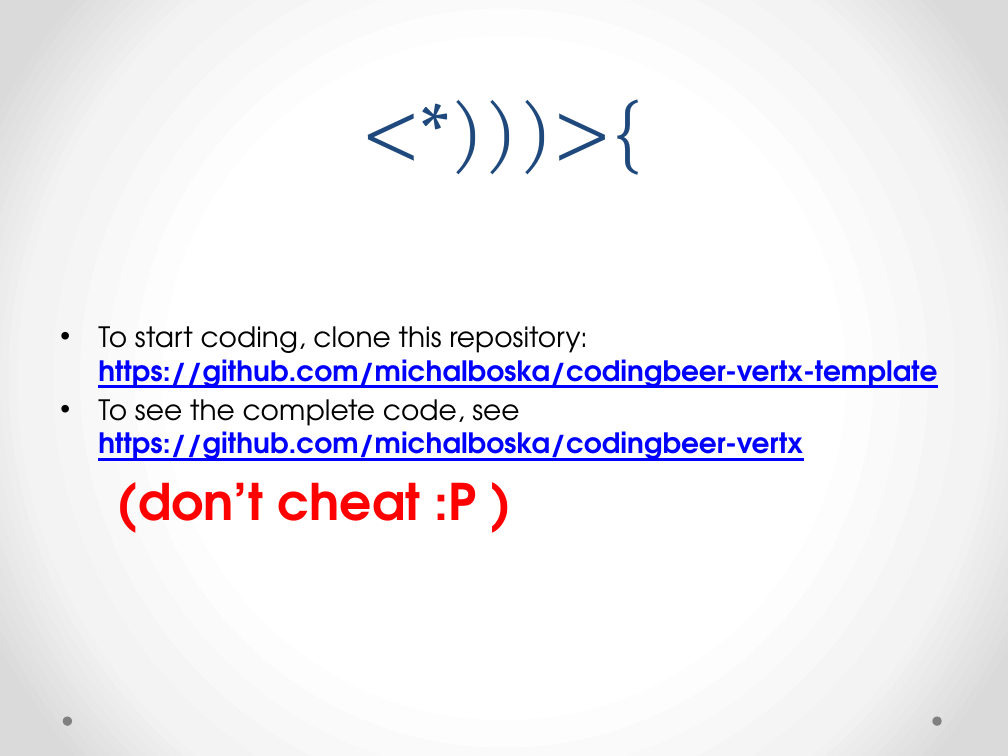
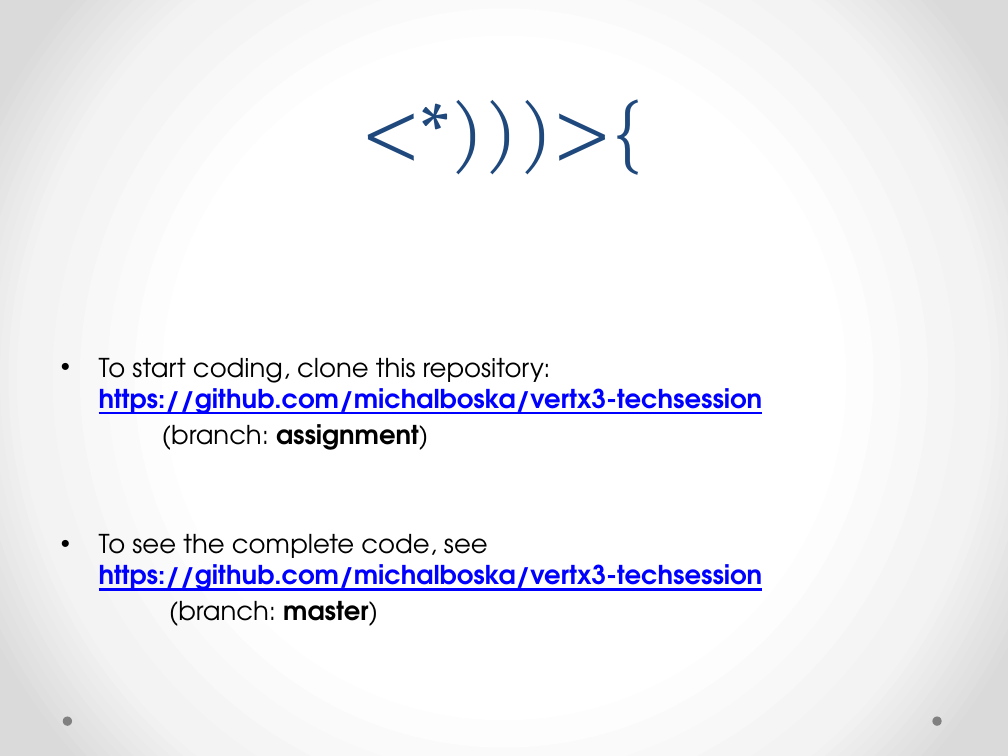
Before and after one commit to michalboska/vertx3-techsession, a slide deck: slide 15 of vertx.pptx (slide 9 before the commit). Drawn at 1008x756 pixels with LibreOffice and Linux fonts; fonts in the diff are those of the drawing. Boxes give left, top, right and bottom in pixels: in the first picture for what was removed or moved away, otherwise in the second. Text is boxed around its words. In the diff, an @@ line names an element or a change of style, - is before the commit and + after.

Commit message:
Presentation

```diff
--- a/vertx.pptx
+++ b/vertx.pptx
@@ text at <box>99,358,763,626</box>: text changed; size 20 to 18.5 pt @@
-• To start coding, clone this repository: https://github.com/michalboska/codingbeer-vertx-template
-• To see the complete code, see https://github.com/michalboska/codingbeer-vertx
-(don’t cheat :P )
+• To start coding, clone this repository: https://github.com/michalboska/vertx3-techsession
+(branch: assignment)
+• To see the complete code, see https://github.com/michalboska/vertx3-techsession
+(branch: master)
```
Also in this commit, not shown: 8 slides added, 2 slides removed.
